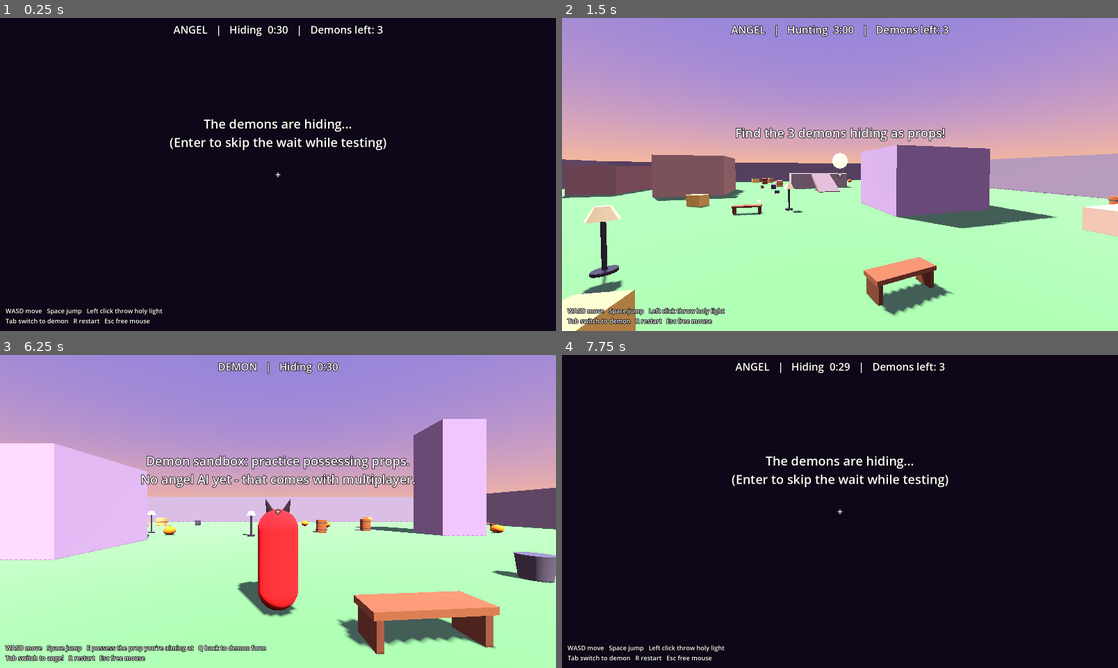
Above: before the commit, frames 1-4 (two rows, left to right).
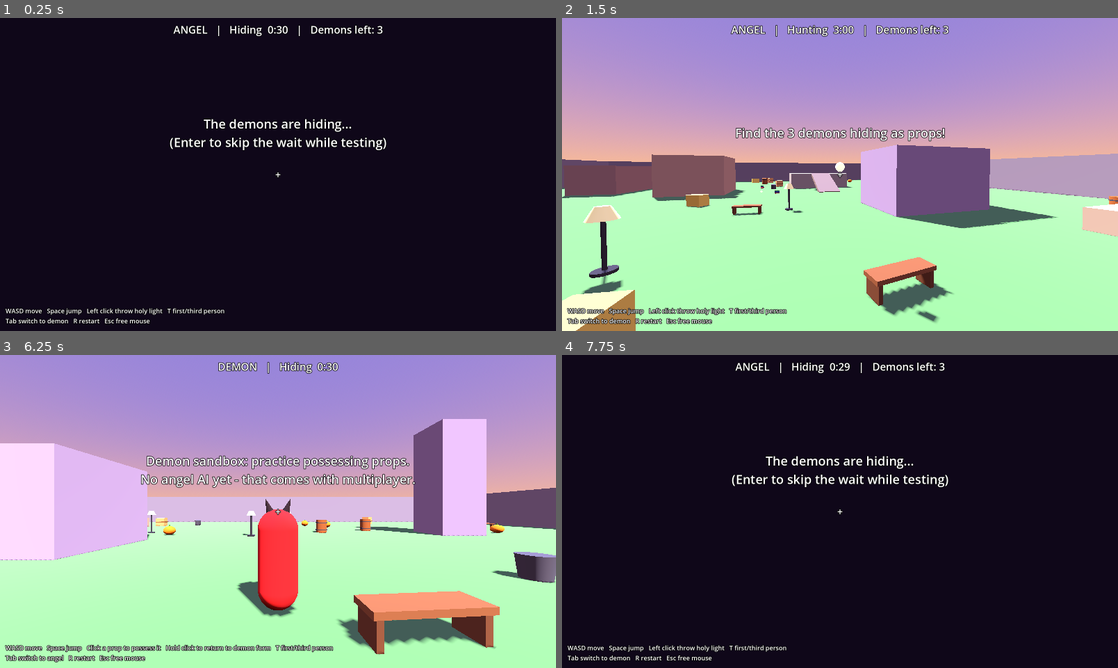
Above: after the commit, the same moments.

Repository: theobigdog/Halos_and_Horns
Game: Godot game, scene res://main.tscn
The game is run twice, just before and just after one commit, with the same random seed, the same clock (stepped at 60 frames per second) and the same inputs.
Inputs (mouse positions are in pixels of both pictures, inside the frame that each line leads up to):
- Up to frame 1 (0.25 s): no input
- Up to frame 2 (1.5 s): tap Enter (skip_hiding) at 0.5 s; move the mouse to (834, 180) at 0.52 s; hold E (possess, bound only before the commit) 0.53-1.28 s; hold W (move_forward) from 0.53 s (still down); tap Space (jump) at 0.77, 1.07 s; click (834, 180) at 0.8 s; move the mouse to (878, 177) at 1.27 s; click (878, 177) at 1.35 s
- Up to frame 3 (6.25 s): tap Space (jump) at 1.52, 1.82, 3.02, 3.32, 3.77, 3.8, 4.07, 4.35, 4.52, 4.82, 6.02 s; tap Tab (switch_role) at 1.55, 6.05 s; tap A (move_left) at 2 s; move the mouse to (233, 508) at 2.02 s; hold Tab (switch_role) 2.03-2.78 s; click (233, 508) at 2.17 s; tap Q (unpossess, bound only before the commit) at 2.3, 2.85 s; tap R (restart) at 2.75, 3.5, 4.15, 4.25, 5 s; move the mouse to (283, 511) at 2.77 s; release W (move_forward) at 2.78 s; hold A (move_left) 2.78-3.53 s; click (283, 511) at 2.92 s; tap T (toggle_view, bound only after the commit) at 3.05 s; move the mouse to (255, 505) at 3.52 s; hold T (toggle_view, bound only after the commit) 3.53-4.28 s; hold W (move_forward) 3.53-5.78 s; click (255, 505) at 3.67 s; move the mouse to (305, 511) at 4.27 s; click (305, 511) at 4.42 s; tap E (possess, bound only before the commit) at 4.55 s; move the mouse to (250, 511) at 5.02 s; hold E (possess, bound only before the commit) 5.03-5.78 s; click (250, 511) at 5.3 s; move the mouse to (289, 505) at 5.77 s; hold D (move_right) from 5.78 s (still down); click (289, 505) at 5.85 s
- Up to frame 4 (7.75 s): tap Space (jump) at 6.32, 6.77, 7.07, 7.52 s; move the mouse to (834, 517) at 6.52 s; release D (move_right) at 6.53 s; hold Tab (switch_role) 6.53-7.28 s; hold W (move_forward) from 6.53 s (still down); click (834, 517) at 6.67 s; tap Q (unpossess, bound only before the commit) at 6.8, 7.35 s; move the mouse to (878, 514) at 7.27 s; click (878, 514) at 7.42 s; tap T (toggle_view, bound only after the commit) at 7.55 s

The runs differ from the first frame. In frame 1, 0.1% of the frame differs, in the area x 30-41%, y 92-95%; in frame 2, 0.4%; in frame 3, 0.7%, in the area x 15-60%, y 92-96%; in frame 4, 0.1%.

Commit message:
Playtest round 1 fixes: click to possess, view toggle, hit feedback
- Faster holy light (40 m/s, less drop), fires on the click itself
- Demons possess with left click; hold left click to return to demon form
  (quick tap while possessed switches props); E is freed up for later
- T toggles first/third person, remembered per side
- Hit feedback: red X on the crosshair, bigger red puff, placeholder sounds
  for throws, hits, catches and possessing
- Tests cover the new controls

Co-Authored-By: Claude Opus 5.5 <noreply@anthropic.com>
Claude-Session: https://claude.ai/code/session_01WDwUU59zpfK1jPnNQB5a8j

Diff:
--- a/scripts/main.gd
+++ b/scripts/main.gd
@@ -6,6 +6,7 @@
 const PropLib = preload("res://scripts/prop_library.gd")
 const Player = preload("res://scripts/player.gd")
 const BotDemon = preload("res://scripts/bot_demon.gd")
+const Sfx = preload("res://scripts/sfx.gd")
 
 const HIDE_TIME := 30.0
 const HUNT_TIME := 180.0
@@ -32,7 +33,10 @@
 var controls_label: Label
 var center_label: Label
 var blind_rect: ColorRect
+var crosshair: Label
 var _toast_time := 0.0
+var _hitmarker_time := 0.0
+var _sounds := {}             # name -> AudioStreamPlayer
 
 
 func _ready() -> void:
@@ -41,9 +45,13 @@
 	_build_environment()
 	_build_map()
 	_build_hud()
+	_build_sounds()
 	player = Player.new()
 	player.role = role
 	add_child(player)
+	player.threw.connect(func(): _play("throw"))
+	player.form_changed.connect(func(): _play("possess"))
+	player.hit_confirmed.connect(_on_hit_confirmed)
 	Input.mouse_mode = Input.MOUSE_MODE_CAPTURED
 	start_round()
 
@@ -64,8 +72,7 @@
 	_add_key("move_left", KEY_A)
 	_add_key("move_right", KEY_D)
 	_add_key("jump", KEY_SPACE)
-	_add_key("possess", KEY_E)
-	_add_key("unpossess", KEY_Q)
+	_add_key("toggle_view", KEY_T)
 	_add_key("switch_role", KEY_TAB)
 	_add_key("restart", KEY_R)
 	_add_key("skip_hiding", KEY_ENTER)
@@ -218,10 +225,10 @@
 	time_left = HIDE_TIME
 	blind_rect.visible = role == "angel"
 	if role == "angel":
-		controls_label.text = "WASD move   Space jump   Left click throw holy light\nTab switch to demon   R restart   Esc free mouse"
+		controls_label.text = "WASD move   Space jump   Left click throw holy light   T first/third person\nTab switch to demon   R restart   Esc free mouse"
 		_toast("The demons are hiding...\n(Enter to skip the wait while testing)", HIDE_TIME)
 	else:
-		controls_label.text = "WASD move   Space jump   E possess the prop you're aiming at   Q back to demon form\nTab switch to angel   R restart   Esc free mouse"
+		controls_label.text = "WASD move   Space jump   Click a prop to possess it   Hold click to return to demon form   T first/third person\nTab switch to angel   R restart   Esc free mouse"
 		_toast("Demon sandbox: practice possessing props.\nNo angel AI yet - that comes with multiplayer.", 5.0)
 
 
@@ -242,6 +249,7 @@
 
 
 func _on_bot_caught(_bot) -> void:
+	_play("caught")
 	bots_left -= 1
 	if bots_left <= 0 and state == State.HUNTING:
 		_end_round("All demons caught! Angels win!")
@@ -296,7 +304,7 @@
 	center_label.position.y -= 120
 	hud.add_child(center_label)
 
-	var crosshair := _make_label(28)
+	crosshair = _make_label(28)
 	crosshair.text = "+"
 	crosshair.set_anchors_preset(Control.PRESET_CENTER)
 	crosshair.horizontal_alignment = HORIZONTAL_ALIGNMENT_CENTER
@@ -317,6 +325,30 @@
 	controls_label.grow_vertical = Control.GROW_DIRECTION_BEGIN
 	controls_label.position += Vector2(16, -16)
 	hud.add_child(controls_label)
+
+
+func _build_sounds() -> void:
+	var streams := {
+		"throw": Sfx.throw_sound(),
+		"hit": Sfx.hit_sound(),
+		"caught": Sfx.caught_sound(),
+		"possess": Sfx.possess_sound(),
+	}
+	for sound_name in streams:
+		var asp := AudioStreamPlayer.new()
+		asp.stream = streams[sound_name]
+		add_child(asp)
+		_sounds[sound_name] = asp
+
+
+func _play(sound_name: String) -> void:
+	_sounds[sound_name].play()
+
+
+# Our throw hit a demon: ding, and flash a red X on the crosshair.
+func _on_hit_confirmed() -> void:
+	_play("hit")
+	_hitmarker_time = 0.3
 
 
 func _toast(text: String, seconds: float) -> void:
@@ -336,7 +368,20 @@
 	if role == "angel":
 		text += "   |   Demons left: %d" % bots_left
 	status_label.text = text
-	if role == "demon" and player.look_target_type != "":
-		hint_label.text = "E: possess %s" % PropLib.label(player.look_target_type)
+	_hitmarker_time -= delta
+	if _hitmarker_time > 0.0:
+		crosshair.text = "X"
+		crosshair.add_theme_color_override("font_color", Color(1.0, 0.2, 0.15))
+		crosshair.add_theme_font_size_override("font_size", 40)
+	else:
+		crosshair.text = "+"
+		crosshair.remove_theme_color_override("font_color")
+		crosshair.add_theme_font_size_override("font_size", 28)
+
+	if player.hold_fraction > 0.0:
+		var filled := int(round(player.hold_fraction * 10))
+		hint_label.text = "Returning to demon form  " + "|".repeat(filled) + ".".repeat(10 - filled)
+	elif role == "demon" and player.look_target_type != "":
+		hint_label.text = "Click: possess %s" % PropLib.label(player.look_target_type)
 	else:
 		hint_label.text = ""
--- a/scripts/player.gd
+++ b/scripts/player.gd
@@ -1,6 +1,10 @@
-# The local player. Plays as either an angel (first person, throws holy light)
-# or a demon (third person, possesses props).
+# The local player. Plays as either an angel (throws holy light) or a demon
+# (possesses props). T toggles first/third person; each side remembers its view.
 extends CharacterBody3D
+
+signal hit_confirmed   # one of our throws hit a demon
+signal threw           # we threw holy light
+signal form_changed    # we possessed a prop or returned to demon form
 
 const PropLib = preload("res://scripts/prop_library.gd")
 const Projectile = preload("res://scripts/projectile.gd")
@@ -10,18 +14,25 @@
 const DEMON_SPEED := 6.5
 const JUMP_VELOCITY := 5.0
 const MOUSE_SENSITIVITY := 0.0025
-const SHOOT_COOLDOWN := 0.35
-const PROJECTILE_SPEED := 28.0
-const POSSESS_REACH := 6.0   # how far past the camera a demon can possess
-const DEMON_CAMERA_DISTANCE := 3.5
+const SHOOT_COOLDOWN := 0.3
+const PROJECTILE_SPEED := 40.0
+const POSSESS_REACH := 6.0        # how far past the camera a demon can possess
+const THIRD_PERSON_DISTANCE := 3.5
+const HOLD_TO_RETURN := 0.6       # seconds to hold left click to leave a prop
+const BODY_HEIGHT := 1.7
 
 var role := "demon"           # "angel" or "demon"
 var frozen := false           # true while angels wait out the hiding period
 var possessed_type := ""      # prop type the demon is currently possessing
 var look_target_type := ""    # prop type the demon is aiming at (for the HUD hint)
+var first_person := {"angel": true, "demon": false}
+var hold_fraction := 0.0      # 0-1 progress of hold-to-return (for the HUD)
 
 var gravity: float = ProjectSettings.get_setting("physics/3d/default_gravity")
 var _shoot_cooldown := 0.0
+var _holding := false
+var _hold_time := 0.0
+var _form_height := BODY_HEIGHT
 
 var shape_node: CollisionShape3D
 var visual_root: Node3D
@@ -51,6 +62,8 @@
 	role = new_role
 	possessed_type = ""
 	look_target_type = ""
+	_holding = false
+	hold_fraction = 0.0
 	pivot.rotation = Vector3.ZERO
 	_apply_form()
 
@@ -58,29 +71,36 @@
 func _apply_form() -> void:
 	for child in visual_root.get_children():
 		child.queue_free()
-	var h: float
 	if possessed_type != "":
 		visual_root.add_child(PropLib.make_visual(possessed_type))
 		shape_node.shape = PropLib.make_shape(possessed_type)
-		h = PropLib.height(possessed_type)
+		_form_height = PropLib.height(possessed_type)
 	else:
 		visual_root.add_child(_make_body_visual())
 		var capsule := CapsuleShape3D.new()
 		capsule.radius = 0.35
-		capsule.height = 1.7
+		capsule.height = BODY_HEIGHT
 		shape_node.shape = capsule
-		h = 1.7
-	shape_node.position.y = h / 2.0
-	if role == "angel":
-		# First person: camera at eye height, own body hidden.
-		pivot.position.y = 1.55
+		_form_height = BODY_HEIGHT
+	shape_node.position.y = _form_height / 2.0
+	_apply_camera()
+
+
+func _apply_camera() -> void:
+	if first_person[role]:
+		# Eyes at the top of the body, or just above the possessed prop.
+		pivot.position.y = 1.55 if possessed_type == "" else _form_height + 0.15
 		spring.spring_length = 0.0
 		visual_root.visible = false
 	else:
-		# Third person: camera follows from behind, height scales with the prop.
-		pivot.position.y = maxf(h * 0.8, 0.6) + 0.3
-		spring.spring_length = DEMON_CAMERA_DISTANCE
+		pivot.position.y = maxf(_form_height * 0.8, 0.6) + 0.3
+		spring.spring_length = THIRD_PERSON_DISTANCE
 		visual_root.visible = true
+
+
+func toggle_view() -> void:
+	first_person[role] = not first_person[role]
+	_apply_camera()
 
 
 func _make_body_visual() -> Node3D:
@@ -88,9 +108,9 @@
 	var body := MeshInstance3D.new()
 	var capsule := CapsuleMesh.new()
 	capsule.radius = 0.35
-	capsule.height = 1.7
+	capsule.height = BODY_HEIGHT
 	body.mesh = capsule
-	body.position.y = 0.85
+	body.position.y = BODY_HEIGHT / 2.0
 	root.add_child(body)
 	if role == "angel":
 		body.material_override = PropLib.mat(Color(0.95, 0.95, 1.0))
@@ -143,11 +163,28 @@
 	if event is InputEventMouseMotion:
 		rotate_y(-event.relative.x * MOUSE_SENSITIVITY)
 		pivot.rotation.x = clampf(pivot.rotation.x - event.relative.y * MOUSE_SENSITIVITY, -1.4, 1.2)
-	if role == "demon" and not frozen:
-		if event.is_action_pressed("possess"):
+		return
+	if event.is_action_pressed("toggle_view"):
+		toggle_view()
+		return
+	if frozen:
+		return
+	if event.is_action_pressed("shoot"):
+		if role == "angel":
+			# Fire right on the click rather than waiting for the next physics tick.
+			if _shoot_cooldown <= 0.0:
+				_shoot()
+		elif possessed_type == "":
 			try_possess()
-		elif event.is_action_pressed("unpossess"):
-			unpossess()
+		else:
+			# Already a prop: a quick tap switches props, a hold returns to demon form.
+			_holding = true
+			_hold_time = 0.0
+	elif event.is_action_released("shoot") and role == "demon" and _holding:
+		_holding = false
+		hold_fraction = 0.0
+		if _hold_time < HOLD_TO_RETURN:
+			try_possess()
 
 
 func _physics_process(delta: float) -> void:
@@ -169,13 +206,22 @@
 	move_and_slide()
 
 	if role == "angel":
+		# Holding the button keeps throwing at the cooldown rate.
 		if controls_active and Input.is_action_pressed("shoot") and _shoot_cooldown <= 0.0:
 			_shoot()
-	else:
-		var target := _aim_ray(spring.spring_length + POSSESS_REACH)
-		look_target_type = ""
-		if not target.is_empty() and target["collider"].is_in_group("prop"):
-			look_target_type = target["collider"].get_meta("prop_type")
+		return
+
+	if _holding:
+		_hold_time += delta
+		hold_fraction = minf(_hold_time / HOLD_TO_RETURN, 1.0)
+		if _hold_time >= HOLD_TO_RETURN:
+			_holding = false
+			hold_fraction = 0.0
+			unpossess()
+	var target := _aim_ray(spring.spring_length + POSSESS_REACH)
+	look_target_type = ""
+	if not target.is_empty() and target["collider"].is_in_group("prop"):
+		look_target_type = target["collider"].get_meta("prop_type")
 
 
 # Ray straight out of the camera (the crosshair), ignoring ourselves.
@@ -194,6 +240,7 @@
 	possessed_type = hit["collider"].get_meta("prop_type")
 	_apply_form()
 	Effects.puff(get_parent(), global_position + Vector3.UP * 0.5, Color(0.8, 0.1, 0.1, 0.8))
+	form_changed.emit()
 	return true
 
 
@@ -203,13 +250,28 @@
 	possessed_type = ""
 	_apply_form()
 	Effects.puff(get_parent(), global_position + Vector3.UP * 0.8, Color(0.8, 0.1, 0.1, 0.8))
+	form_changed.emit()
+
+
+func confirm_hit() -> void:
+	hit_confirmed.emit()
 
 
 func _shoot() -> void:
 	var p := Projectile.new()
 	get_parent().add_child(p)
 	var forward := -camera.global_transform.basis.z
-	p.global_position = camera.global_position + forward * 0.6
-	p.velocity = forward * PROJECTILE_SPEED + Vector3.UP * 1.0
+	# In third person, start the throw at the angel's hand height, not back at the camera.
+	# Either way, aim at whatever is under the crosshair.
+	var start := camera.global_position + forward * 0.6
+	var direction := forward
+	if not first_person[role]:
+		start = global_position + Vector3.UP * 1.4 + forward * 0.6
+		var hit := _aim_ray(100.0)
+		var target: Vector3 = hit["position"] if not hit.is_empty() else camera.global_position + forward * 100.0
+		direction = (target - start).normalized()
+	p.global_position = start
+	p.velocity = direction * PROJECTILE_SPEED + Vector3.UP * 0.6
 	p.shooter = self
 	_shoot_cooldown = SHOOT_COOLDOWN
+	threw.emit()
--- a/scripts/projectile.gd
+++ b/scripts/projectile.gd
@@ -5,7 +5,7 @@
 const Effects = preload("res://scripts/effects.gd")
 
 const DAMAGE := 25
-const GRAVITY := 6.0
+const GRAVITY := 4.0
 const LIFETIME := 3.0
 const COLOR := Color(1.0, 0.9, 0.4)
 
@@ -49,7 +49,9 @@
 	if collider and collider.has_method("take_hit"):
 		collider.take_hit(DAMAGE)
 		hit_demon = true
+		if is_instance_valid(shooter) and shooter.has_method("confirm_hit"):
+			shooter.confirm_hit()
 	# A demon hit gets a red puff; anything else gets a harmless golden one.
 	var puff_color := Color(0.9, 0.15, 0.1, 0.8) if hit_demon else Color(1.0, 0.95, 0.6, 0.7)
-	Effects.puff(get_parent(), hit["position"], puff_color, 0.6)
+	Effects.puff(get_parent(), hit["position"], puff_color, 1.0 if hit_demon else 0.6)
 	queue_free()
--- /dev/null
+++ b/scripts/sfx.gd
@@ -0,0 +1,42 @@
+# Placeholder sound effects, generated in code so there are no audio files yet.
+# Swap these for real sounds later.
+extends RefCounted
+
+const RATE := 22050
+
+
+# A tone sliding from f_start to f_end Hz, with a quick fade-out.
+# noise_mix 0-1 blends in white noise (for whooshy sounds).
+static func tone(f_start: float, f_end: float, seconds: float, volume := 0.5, noise_mix := 0.0) -> AudioStreamWAV:
+	var n := int(RATE * seconds)
+	var data := PackedByteArray()
+	data.resize(n * 2)
+	var phase := 0.0
+	for i in n:
+		var t := float(i) / n
+		var freq := lerpf(f_start, f_end, t)
+		phase += TAU * freq / RATE
+		var env := minf(t * 30.0, 1.0) * (1.0 - t)   # tiny attack, linear fade
+		var s := lerpf(sin(phase), randf_range(-1.0, 1.0), noise_mix)
+		data.encode_s16(i * 2, int(clampf(s * env * volume, -1.0, 1.0) * 32767.0))
+	var wav := AudioStreamWAV.new()
+	wav.format = AudioStreamWAV.FORMAT_16_BITS
+	wav.mix_rate = RATE
+	wav.data = data
+	return wav
+
+
+static func throw_sound() -> AudioStreamWAV:
+	return tone(900.0, 300.0, 0.12, 0.25, 0.6)
+
+
+static func hit_sound() -> AudioStreamWAV:
+	return tone(1300.0, 1900.0, 0.09, 0.45)
+
+
+static func caught_sound() -> AudioStreamWAV:
+	return tone(500.0, 1100.0, 0.35, 0.5)
+
+
+static func possess_sound() -> AudioStreamWAV:
+	return tone(220.0, 90.0, 0.25, 0.5, 0.3)
--- a/tests/test_gameplay.gd
+++ b/tests/test_gameplay.gd
@@ -62,6 +62,8 @@
 	check(main.state == main.State.HUNTING, "hunting starts after the hiding period")
 	check(not player.frozen, "angel can move once hunting starts")
 
+	var hits := [0]
+	player.hit_confirmed.connect(func(): hits[0] += 1)
 	for bot in get_nodes_in_group("demon").duplicate():
 		var lined_up: bool = await aim_at(player, bot, 0.3)
 		check(lined_up, "found a clear shot at a %s demon" % bot.prop_type)
@@ -75,6 +77,14 @@
 	check(main.bots_left == 0, "no demons left")
 	check(main.state == main.State.ENDED, "round ends when every demon is caught")
 	check(main.center_label.text.begins_with("All demons caught"), "win message shown")
+	check(hits[0] == 12, "every catching hit confirmed back to the angel (got %d)" % hits[0])
+
+	# ---- View toggle ----
+	check(player.spring.spring_length == 0.0, "angel starts in first person")
+	player.toggle_view()
+	check(player.spring.spring_length > 0.0 and player.visual_root.visible, "T switches angel to third person")
+	player.toggle_view()
+	check(player.spring.spring_length == 0.0, "T switches back to first person")
 
 	# ---- Demon sandbox ----
 	main.role = "demon"
@@ -95,11 +105,19 @@
 			"demon possessed a %s" % prop.get_meta("prop_type"))
 	await frames(30)
 	check(player.is_on_floor(), "possessed demon lands on the floor")
-	# (Headless mode can't capture the mouse, so call what Q does directly.)
-	player.unpossess()
+	# Holding the click returns to demon form. (Headless can't capture the mouse,
+	# so start the hold the way a click on a possessed demon does.)
+	player._holding = true
+	player._hold_time = 0.0
+	await frames(15)
+	check(player.possessed_type != "" and player.hold_fraction > 0.0, "short hold keeps the prop, shows progress")
+	await frames(40)
+	check(player.possessed_type == "", "holding click returns to demon form")
+	check(player.hold_fraction == 0.0, "hold progress resets")
 	await frames(30)
-	check(player.possessed_type == "", "Q returns to demon form")
 	check(player.is_on_floor(), "demon form lands on the floor")
+	player.toggle_view()
+	check(player.spring.spring_length == 0.0 and not player.visual_root.visible, "T switches demon to first person")
 
 	print("\n%s: %d failure(s)" % ["ALL PASSED" if failures == 0 else "FAILED", failures])
 	quit(1 if failures else 0)
